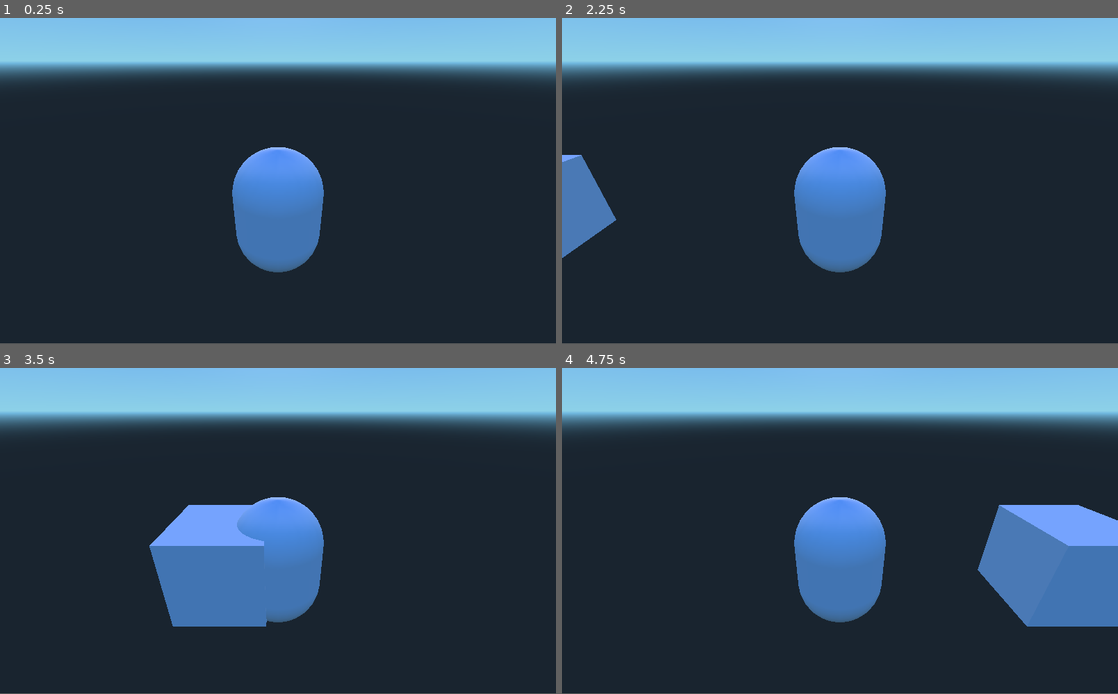
Above: before the commit, frames 1-4 (two rows, left to right).
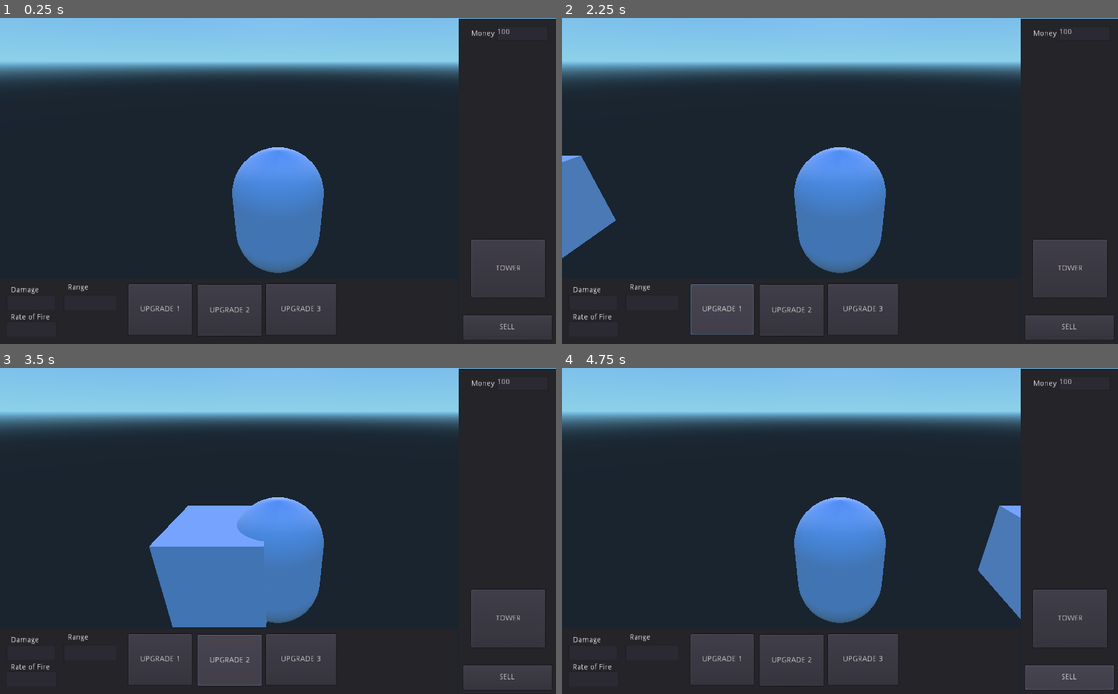
Above: after the commit, the same moments.

Repository: liampward/GodotTD
Game: Godot game, scene res://Scenes/Root.tscn
The game is run twice, just before and just after one commit, with the same random seed, the same clock (stepped at 60 frames per second) and the same inputs.
Inputs (mouse positions are in pixels of both pictures, inside the frame that each line leads up to):
- Up to frame 1 (0.25 s): no input
- Up to frame 2 (2.25 s): click (1067, 327) at 0.5 s, where only the run after the commit has a clickable "SELL"; click (1067, 269) at 1.25 s, where only the run after the commit has a clickable "TOWER"; click (723, 308) at 2 s, where only the run after the commit has a clickable "UPGRADE 1"
- Up to frame 3 (3.5 s): click (227, 658) at 2.75 s, where only the run after the commit has a clickable "UPGRADE 2"
- Up to frame 4 (4.75 s): click (862, 658) at 3.5 s, where only the run after the commit has a clickable "UPGRADE 3"; click (1067, 677) at 4.25 s, where only the run after the commit has a clickable "SELL"
In our replay, the window is 800x468 before the commit and 800x469 after it. These sizes can differ from the game's own. Grey fills any space a smaller window leaves; there, only what the larger window draws over its background counts as a difference.

The runs differ from the first frame. In frame 1, 13% of the frame differs, in the area x 2-100%, y 0-99%; in frame 2, 13%; in frame 3, 13%; in frame 4, 17%.

Commit message:
HUD works now!
Went through and organized HUD scripts, and got them working with the rest of our stuff.

Diff:
--- a/HUD Scripts/Damage.gd
+++ /dev/null
@@ -1,19 +0,0 @@
-extends TextEdit
-
-# class member variables go here, for example:
-# var a = 2
-# var b = "textvar"
-
-func _ready():
-	# Called when the node is added to the scene for the first time.
-	# Initialization here
-	pass
-
-func _process(delta):
-	# Called every frame. Delta is time since last frame.
-	# Update game logic here.
-	if main.selection != null:
-		self.text = main.selection.damage
-	else:
-		self.text = ""
-	pass
--- a/HUD Scripts/Sell Button.gd
+++ /dev/null
@@ -1,19 +0,0 @@
-extends Button
-
-# class member variables go here, for example:
-# var a = 2
-# var b = "textvar"
-
-func _ready():
-	# Called when the node is added to the scene for the first time.
-	# Initialization here
-	pass
-
-func _pressed():
-	main.Mode = "sell"
-	pass
-
-#func _process(delta):
-#	# Called every frame. Delta is time since last frame.
-#	# Update game logic here.
-#pass
--- a/HUD Scripts/fire rate.gd
+++ /dev/null
@@ -1,19 +0,0 @@
-extends TextEdit
-
-# class member variables go here, for example:
-# var a = 2
-# var b = "textvar"
-
-func _ready():
-	# Called when the node is added to the scene for the first time.
-	# Initialization here
-	pass
-
-func _process(delta):
-	# Called every frame. Delta is time since last frame.
-	# Update game logic here.
-	if main.selection != null:
-		self.text = main.selection.fire_rate
-	else:
-		self.text = ""
-	pass
--- a/HUD Scripts/money.gd
+++ /dev/null
@@ -1,16 +0,0 @@
-extends TextEdit
-
-# class member variables go here, for example:
-# var a = 2
-# var b = "textvar"
-
-func _ready():
-	# Called when the node is added to the scene for the first time.
-	# Initialization here
-	pass
-
-func _process(delta):
-	# Called every frame. Delta is time since last frame.
-	# Update game logic here.
-	self.text = main.money
-	pass
--- a/HUD Scripts/purchase Button.gd
+++ /dev/null
@@ -1,19 +0,0 @@
-extends Button
-
-# class member variables go here, for example:
-# var a = 2
-# var b = "textvar"
-
-func _ready():
-	# Called when the node is added to the scene for the first time.
-	# Initialization here
-	pass
-
-#func _process(delta):
-#	# Called every frame. Delta is time since last frame.
-#	# Update game logic here.
-#	pass
-
-func _pressed():
-	main.Mode = "purchase"
-	pass
--- a/HUD Scripts/range.gd
+++ /dev/null
@@ -1,19 +0,0 @@
-extends TextEdit
-
-# class member variables go here, for example:
-# var a = 2
-# var b = "textvar"
-
-func _ready():
-	# Called when the node is added to the scene for the first time.
-	# Initialization here
-	pass
-
-func _process(delta):
-	# Called every frame. Delta is time since last frame.
-	# Update game logic here.
-	if main.selection != null:
-		self.text = main.selection.Range
-	else:
-		self.text = ""
-	pass
--- a/HUD Scripts/upgrade select 1.gd
+++ /dev/null
@@ -1,20 +0,0 @@
-extends Button
-
-# class member variables go here, for example:
-# var a = 2
-# var b = "textvar"
-
-func _ready():
-	# Called when the node is added to the scene for the first time.
-	# Initialization here
-	pass
-
-#func _process(delta):
-#	# Called every frame. Delta is time since last frame.
-#	# Update game logic here.
-#	pass
-
-func _pressed():
-	if main.selection != null:
-		main.selection.upgrade_1()
-	pass
--- a/HUD Scripts/upgrade select 2.gd
+++ /dev/null
@@ -1,20 +0,0 @@
-extends Button
-
-# class member variables go here, for example:
-# var a = 2
-# var b = "textvar"
-
-func _ready():
-	# Called when the node is added to the scene for the first time.
-	# Initialization here
-	pass
-
-#func _process(delta):
-#	# Called every frame. Delta is time since last frame.
-#	# Update game logic here.
-#	pass
-
-func _pressed():
-	if main.selection != null:
-		main.selection.upgrade_2()
-	pass
--- a/HUD Scripts/upgrade select 3.gd
+++ /dev/null
@@ -1,20 +0,0 @@
-extends Button
-
-# class member variables go here, for example:
-# var a = 2
-# var b = "textvar"
-
-func _ready():
-	# Called when the node is added to the scene for the first time.
-	# Initialization here
-	pass
-
-#func _process(delta):
-#	# Called every frame. Delta is time since last frame.
-#	# Update game logic here.
-#	pass
-
-func _pressed():
-	if main.selection != null:
-		main.selection.upgrade_3()
-	pass
--- a/HUD.tscn
+++ b/Scenes/HUD.tscn
@@ -1,16 +1,16 @@
 [gd_scene load_steps=10 format=2]
 
-[ext_resource path="res://HUD Scripts/Sell Button.gd" type="Script" id=1]
-[ext_resource path="res://HUD Scripts/money.gd" type="Script" id=2]
-[ext_resource path="res://HUD Scripts/purchase Button.gd" type="Script" id=3]
-[ext_resource path="res://HUD Scripts/Damage.gd" type="Script" id=4]
-[ext_resource path="res://HUD Scripts/fire rate.gd" type="Script" id=5]
-[ext_resource path="res://HUD Scripts/range.gd" type="Script" id=6]
-[ext_resource path="res://HUD Scripts/upgrade select 1.gd" type="Script" id=7]
-[ext_resource path="res://HUD Scripts/upgrade select 2.gd" type="Script" id=8]
-[ext_resource path="res://HUD Scripts/upgrade select 3.gd" type="Script" id=9]
-
-[node name="main panel" type="Panel" index="0"]
+[ext_resource path="res://Scripts/Sell Button.gd" type="Script" id=1]
+[ext_resource path="res://Scripts/money.gd" type="Script" id=2]
+[ext_resource path="res://Scripts/purchase Button.gd" type="Script" id=3]
+[ext_resource path="res://Scripts/Damage.gd" type="Script" id=4]
+[ext_resource path="res://Scripts/fire rate.gd" type="Script" id=5]
+[ext_resource path="res://Scripts/range.gd" type="Script" id=6]
+[ext_resource path="res://Scripts/upgrade select 1.gd" type="Script" id=7]
+[ext_resource path="res://Scripts/upgrade select 2.gd" type="Script" id=8]
+[ext_resource path="res://Scripts/upgrade select 3.gd" type="Script" id=9]
+
+[node name="main panel" type="Panel"]
 
 anchor_left = 0.0
 anchor_top = 0.0
--- /dev/null
+++ b/Scenes/Root.gd
@@ -0,0 +1,17 @@
+extends Node
+
+enum Mode{ NONE, SELL, BUY }
+
+var money;
+var mode;
+var selected;
+
+func _ready():
+	money = 100;
+	mode = Mode.NONE;
+	selected = null;
+
+#func _process(delta):
+#	# Called every frame. Delta is time since last frame.
+#	# Update game logic here.
+#	pass
--- a/Scenes/Root.tscn
+++ b/Scenes/Root.tscn
@@ -1,10 +1,14 @@
-[gd_scene load_steps=4 format=2]
+[gd_scene load_steps=6 format=2]
 
-[ext_resource path="res://Scenes/baseTower.tscn" type="PackedScene" id=1]
-[ext_resource path="res://Scripts/baseTower.tres.gd" type="Script" id=2]
-[ext_resource path="res://Scenes/Enemy.tscn" type="PackedScene" id=3]
+[ext_resource path="res://Scenes/Root.gd" type="Script" id=1]
+[ext_resource path="res://Scenes/baseTower.tscn" type="PackedScene" id=2]
+[ext_resource path="res://Scripts/baseTower.tres.gd" type="Script" id=3]
+[ext_resource path="res://Scenes/Enemy.tscn" type="PackedScene" id=4]
+[ext_resource path="res://Scenes/HUD.tscn" type="PackedScene" id=5]
 
-[node name="Root" type="Node" index="0"]
+[node name="Root" type="Node"]
+
+script = ExtResource( 1 )
 
 [node name="Game_Board" type="Spatial" parent="." index="0"]
 
@@ -24,10 +28,12 @@
 near = 0.05
 far = 100.0
 
-[node name="baseTower" parent="." index="2" instance=ExtResource( 1 )]
+[node name="baseTower" parent="." index="2" instance=ExtResource( 2 )]
 
-script = ExtResource( 2 )
+script = ExtResource( 3 )
 
-[node name="Enemy" parent="." index="3" instance=ExtResource( 3 )]
+[node name="Enemy" parent="." index="3" instance=ExtResource( 4 )]
 
 transform = Transform( 1, 0, 0, 0, 1, 0, 0, 0, 1, -18.7497, 0, 0 )
+
+[node name="main panel" parent="." index="4" instance=ExtResource( 5 )]
--- a/Scenes/baseTower.tscn
+++ b/Scenes/baseTower.tscn
@@ -15,7 +15,7 @@
 radius = 1.0
 height = 1.0
 
-[node name="baseTower" type="Spatial"]
+[node name="baseTower" type="Spatial" index="0"]
 
 script = ExtResource( 1 )
 
--- /dev/null
+++ b/Scripts/Damage.gd
@@ -0,0 +1,15 @@
+extends TextEdit
+
+var root_node
+
+func _ready():
+	root_node = get_tree().get_root().get_node("Root")
+
+func _process(delta):
+	# Called every frame. Delta is time since last frame.
+	# Update game logic here.
+	if root_node.selected != null:
+		self.text = root_node.selected.damage
+	else:
+		self.text = ""
+	pass
--- /dev/null
+++ b/Scripts/Sell Button.gd
@@ -0,0 +1,9 @@
+extends Button
+
+var root_node;
+
+func _ready():
+	root_node = get_tree().get_root().get_node("Root")
+
+func _pressed():
+	root_node.mode = root_node.Mode.SELL;
--- /dev/null
+++ b/Scripts/fire rate.gd
@@ -0,0 +1,13 @@
+extends TextEdit
+
+var root_node
+
+func _ready():
+	root_node = get_tree().get_root().get_node("Root")
+
+func _process(delta):
+	if root_node.selected != null:
+		self.text = root_node.selected.fire_rate
+	else:
+		self.text = ""
+	pass
--- /dev/null
+++ b/Scripts/money.gd
@@ -0,0 +1,10 @@
+extends TextEdit
+
+var root_node;
+
+func _ready():
+	root_node = get_tree().get_root().get_node("Root")
+
+
+func _process(delta):
+	self.text = str(root_node.money)
--- /dev/null
+++ b/Scripts/purchase Button.gd
@@ -0,0 +1,9 @@
+extends Button
+
+var root_node
+
+func _ready():
+	root_node = get_tree().get_root().get_node("Root")
+
+func _pressed():
+	root_node.mode = "purchase"
--- /dev/null
+++ b/Scripts/range.gd
@@ -0,0 +1,13 @@
+extends TextEdit
+
+var root_node
+
+func _ready():
+	root_node = get_tree().get_root().get_node("Root");
+
+func _process(delta):
+	if root_node.selected != null:
+		self.text = root_node.selected.Range
+	else:
+		self.text = ""
+	pass
--- /dev/null
+++ b/Scripts/upgrade select 1.gd
@@ -0,0 +1,10 @@
+extends Button
+
+var root_node
+
+func _ready():
+	root_node = get_tree().get_root().get_node("Root")
+
+func _pressed():
+	if root_node.selected != null:
+		root_node.selected.upgrade_1()
--- /dev/null
+++ b/Scripts/upgrade select 2.gd
@@ -0,0 +1,10 @@
+extends Button
+
+var root_node
+
+func _ready():
+	root_node = get_tree().get_root().get_node("Root")
+
+func _pressed():
+	if root_node.selected != null:
+		root_node.selected.upgrade_2()
--- /dev/null
+++ b/Scripts/upgrade select 3.gd
@@ -0,0 +1,10 @@
+extends Button
+
+var root_node
+
+func _ready():
+	root_node = get_tree().get_root().get_node("Root")
+
+func _pressed():
+	if root_node.selected != null:
+		root_node.selected.upgrade_3()
--- a/project.godot
+++ b/project.godot
@@ -14,6 +14,10 @@
 run/main_scene="res://Scenes/Root.tscn"
 config/icon="res://icon.png"
 
+[display]
+
+window/stretch/mode="2d"
+
 [rendering]
 
 environment/default_environment="res://default_env.tres"
